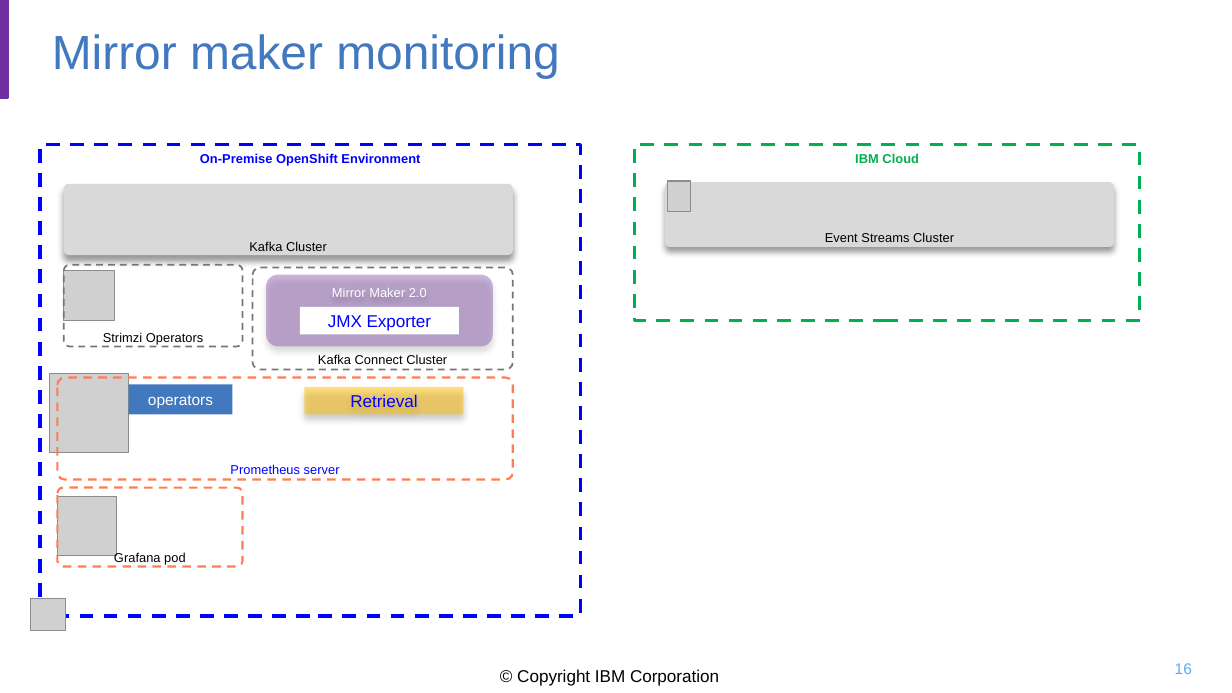
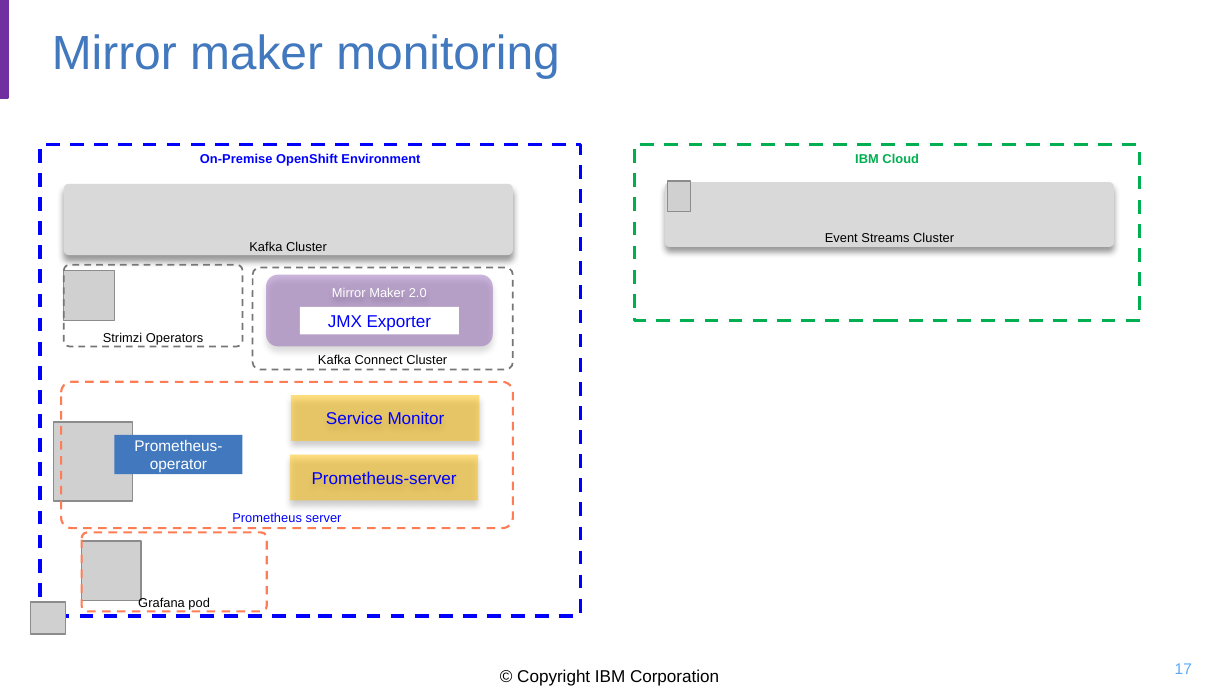
Before and after one commit to jbcodeforce/kp-data-replication, a slide deck: slide 17 of docs/mm2-diagrams.pptx (slide 16 before the commit). Drawn at 1232x693 pixels with LibreOffice and Linux fonts; fonts in the diff are those of the drawing; grey boxes stand for pictures; background and template pictures are left out. Boxes give left, top, right and bottom in pixels: in the first picture for what was removed or moved away, otherwise in the second. Text is boxed around its words. In the diff, an @@ line names an element or a change of style, - is before the commit and + after.

Commit message:
Update last release of strimzi deployment, update doc on monitoring and deployment

```diff
--- a/docs/mm2-diagrams.pptx
+++ b/docs/mm2-diagrams.pptx
@@ rounded rectangle "Prometheus server": place and size @@
-rounded rectangle "Prometheus server" at [58,377,514,479]
+rounded rectangle "Prometheus server" at [62,382,514,529]
@@ rectangle added at [291,395,479,441], fill #FFC000 at 50% opacity, 10 pt, text #0000FF @@
+Service Monitor
@@ picture: place and size @@
-picture at [49,373,128,452]
+picture at [53,423,132,501]
@@ rectangle "Prometheus- operator": place and size @@
-rectangle "Prometheus- operator" at [128,384,232,414]
+rectangle "Prometheus- operator" at [115,435,243,474]
@@ text in rectangle at [134,440,222,472]: text changed @@
-operators
+Prometheus- operator
@@ rectangle "Prometheus-server": place and size @@
-rectangle "Prometheus-server" at [304,387,463,414]
+rectangle "Prometheus-server" at [290,455,478,500]
@@ text in rectangle at [312,471,457,484]: text changed @@
-Retrieval
+Prometheus-server
@@ rounded rectangle "Grafana pod": place and size @@
-rounded rectangle "Grafana pod" at [58,488,243,567]
+rounded rectangle "Grafana pod" at [81,532,266,611]
@@ picture: place and size @@
-picture at [58,496,117,556]
+picture at [81,541,140,600]
@@ page number at [1175,663,1192,674]: text changed @@
-16
+17
```
Also in this commit, not shown: 1 other slide changed, 1 slide added, 12 other files.
